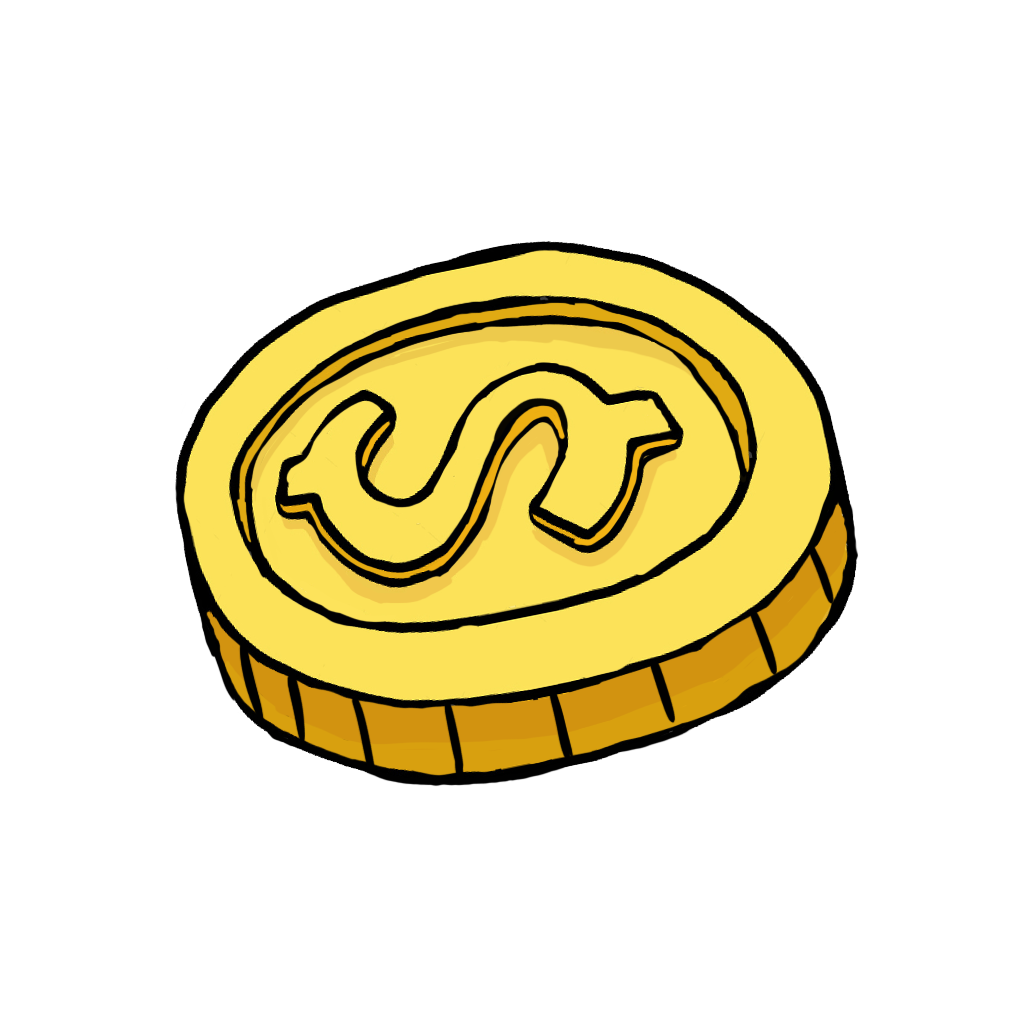
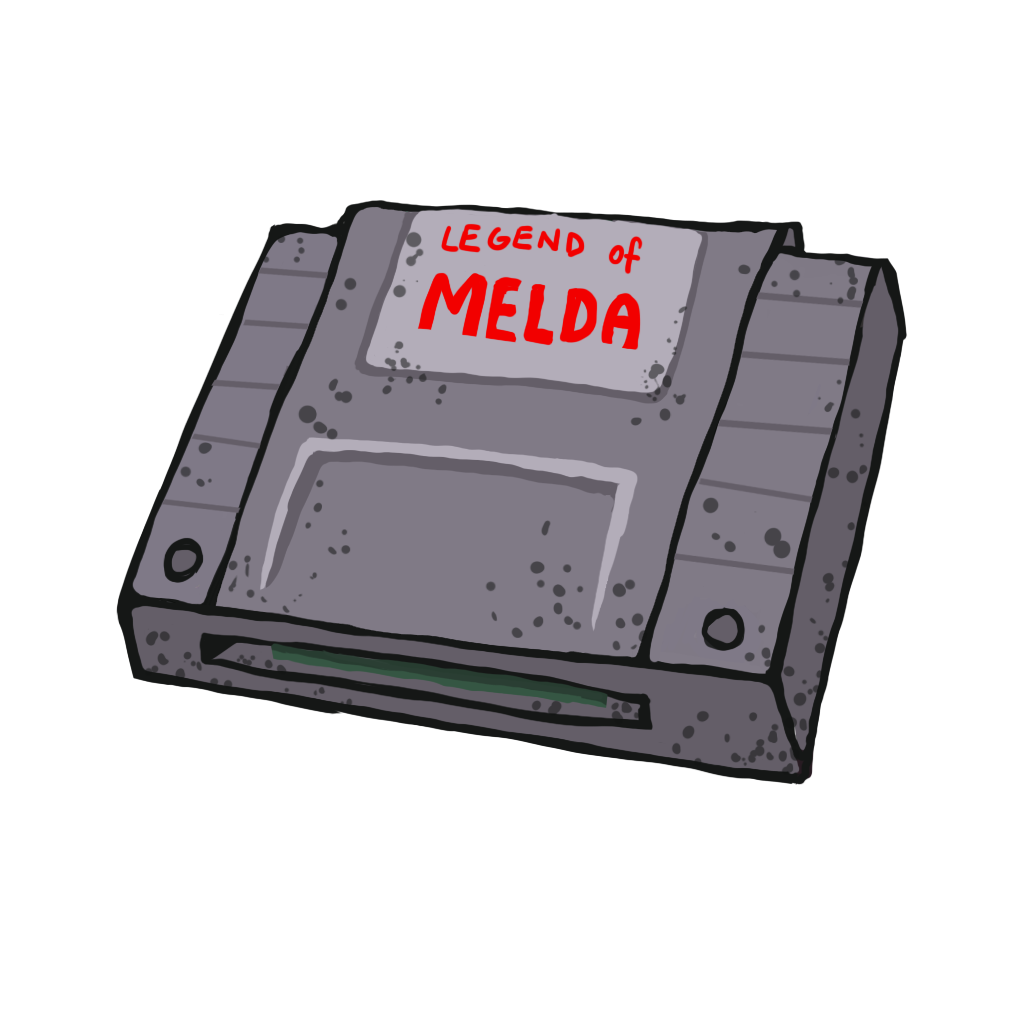
Layered file, before and after one edit (1024px x 1024px). Changes by layer:
added layer "Layer 5" (53%) above "Layer 4" over <box>144,231,869,776</box>
moved "Layer 4" above "Layer 2", painted on it over <box>238,211,834,785</box>
showed "Layer 2", painted on it over <box>116,200,908,787</box>
painted on "Layer 3" over <box>116,241,879,787</box>
added layer "Layer 4 copy 5" above "Layer 1" over <box>161,211,864,739</box>
showed "Layer 1", painted on it over <box>116,200,908,787</box>
